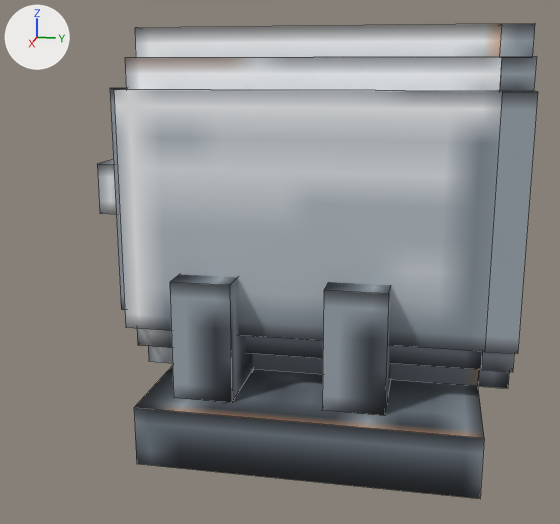
Renders of the OBJ model src/main/resources/assets/adv_rocketry/models/libvulpes/motor.obj from each side of a commit.
The view is the same before and after, from a camera (50 mm lens) standing at (2.372, -0.174, 0.786) and looking at (0.536, -0.542, 0.327). Lighting does not change. The marker at upper left points along +X, +Y and +Z. The picture after the commit comes second. Mesh edges are drawn as thin lines. Where no turn or scale is listed for an object, it has been applied to the vertices. Vertices at exactly the same position are counted once.

In view in the first picture: 'Motor'.
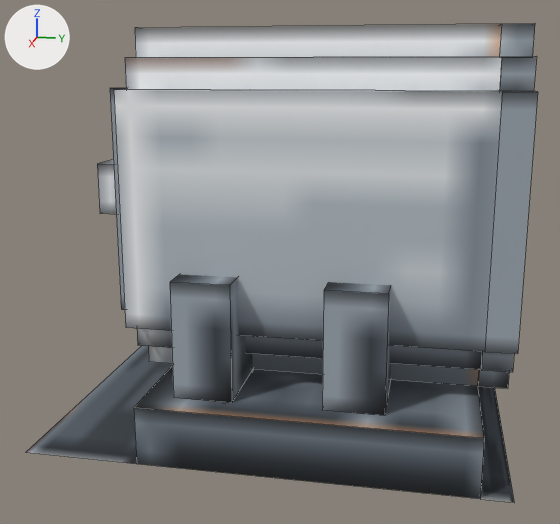
Location of each change, (x1, y1, x2, y2) in pixels of the pictures (560 x 524 px):
'Motor', reshaped (16% wider): before (97, 24, 538, 499); after (25, 24, 538, 502)
part 1 of me_motor, added: after (478, 386, 514, 502)
part 2 of me_motor, added: after (25, 346, 172, 464)

What changed in the scene script:
```text
Change me_motor:
    used by ob_motor; location = (0.0, 0.0, 0.0)
    verts and faces of me_motor; kept vertices keep their numbers, new ones are numbered from 124
    before: 2 (0.0, -0.062, 0.0), 3 (1.0, -0.062, 0.0) at pixel (480, 499)
    before: 6 (1.0, -0.75, 0.0) at pixel (136, 464), 7 (0.0, -0.75, 0.0)
    remove me_motor.from_pydata(...)  # 124 vertices, 103 faces; spans x 0.0..1.0, y -1.0..0.0, z 0.0..0.875
    add me_motor.from_pydata(...)  # 128 vertices, 105 faces; spans x 0.0..1.0, y -1.0..0.0, z 0.0..0.875
    me_motor part 1
    add verts[124] = (0.0, 0.0, 0.0)
    add verts[125] = (1.0, 0.0, 0.0)  # pixel (514, 502)
    add faces += [(2, 124, 125, 3)]
    me_motor part 2
    add verts[126] = (0.0, -1.0, 0.0)
    add verts[127] = (1.0, -1.0, 0.0)  # pixel (25, 452)
    add faces += [(6, 127, 126, 7)]
```
